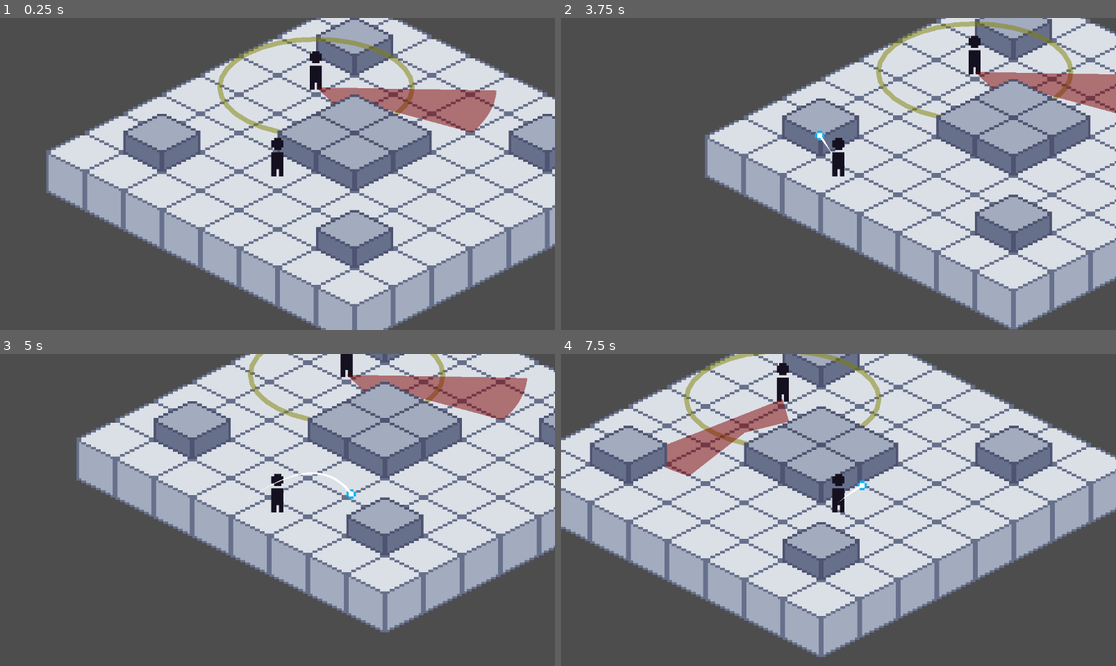
Above: before the commit, frames 1-4 (two rows, left to right).
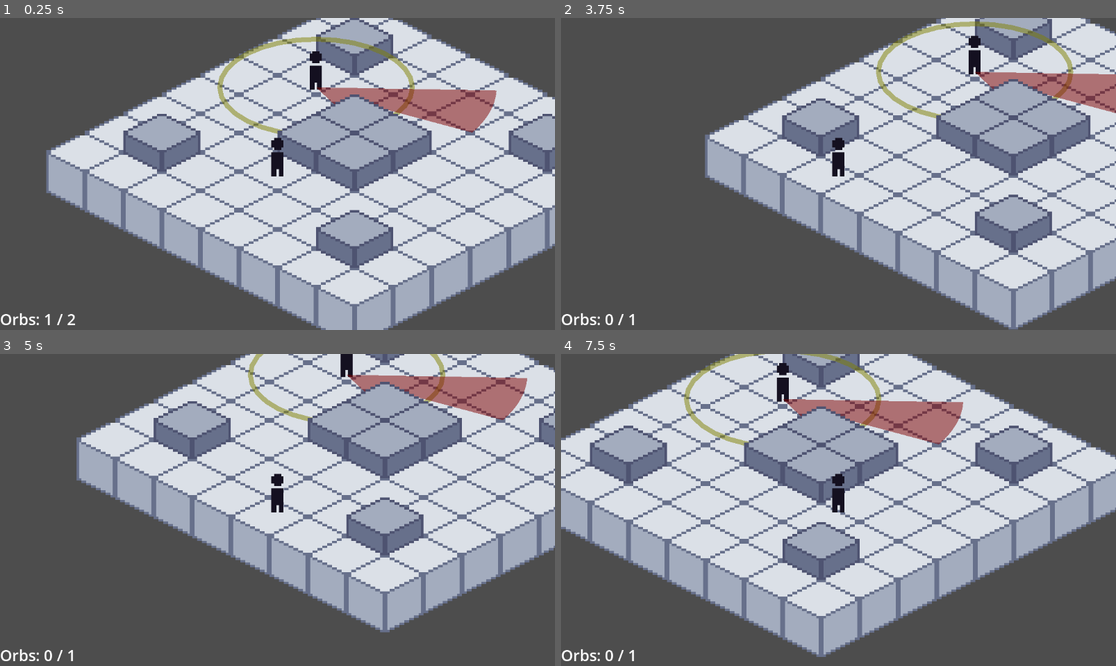
Above: after the commit, the same moments.

Repository: Brooklyn-Dev/stealth-game
Game: Godot game, scene res://scenes/levels/Level1.tscn
Two runs of this game, one before a commit and one after it. Both use one fixed random seed, a clock stepped at 60 frames per second and the inputs below. Before the commit the project starts from res://Scenes/Game.tscn.
Inputs (mouse positions are in pixels of both pictures, inside the frame that each line leads up to):
- Up to frame 1 (0.25 s): no input
- Up to frame 2 (3.75 s): tap Enter at 0.5 s; move the mouse to (810, 236) at 0.52 s; hold Up (ui_up) 0.53-2.03 s; click (810, 236) at 0.6 s; move the mouse to (1005, 220) at 1.27 s; click (1005, 220) at 1.35 s; move the mouse to (672, 127) at 2.02 s; hold Left (ui_left) 2.03-3.53 s; click (672, 127) at 2.1 s; move the mouse to (866, 174) at 2.77 s; click (866, 174) at 2.85 s; move the mouse to (755, 96) at 3.52 s; hold Down (ui_down) from 3.53 s (still down); click (755, 96) at 3.6 s
- Up to frame 3 (5 s): move the mouse to (399, 494) at 4.27 s; release Down (ui_down) at 4.28 s; hold Right (ui_right) from 4.28 s (still down); click (399, 494) at 4.35 s
- Up to frame 4 (7.5 s): move the mouse to (727, 525) at 5.02 s; release Right (ui_right) at 5.03 s; hold Up (ui_up) 5.03-5.78 s; click (727, 525) at 5.1 s; move the mouse to (894, 441) at 5.77 s; hold Right (ui_right) from 5.78 s (still down); click (894, 441) at 5.85 s; move the mouse to (810, 572) at 6.52 s; click (810, 572) at 6.6 s; move the mouse to (1005, 556) at 7.27 s; click (1005, 556) at 7.35 s

The runs differ from the first frame. In frame 1, 0.2% of the frame differs, in the area x 0-14%, y 94-99%; in frame 2, 0.2%; in frame 3, 0.3%; in frame 4, 4.6%, in the area x 0-73%, y 14-99%.

Commit message:
feat: add orb limit and text counter

Diff:
--- a/Scenes/enemy/Enemy.tscn
+++ b/Scenes/enemy/Enemy.tscn
@@ -1,6 +1,6 @@
 [gd_scene load_steps=4 format=3 uid="uid://bn0ljsi1tmmdv"]
 
-[ext_resource type="Script" uid="uid://bofsqv0lwnbfk" path="res://Scenes/enemy/enemy.gd" id="1_jwrso"]
+[ext_resource type="Script" uid="uid://bofsqv0lwnbfk" path="res://scenes/enemy/enemy.gd" id="1_jwrso"]
 [ext_resource type="Texture2D" uid="uid://c67oxy0qgn17c" path="res://assets/player.png" id="1_tv2d7"]
 
 [sub_resource type="CircleShape2D" id="CircleShape2D_jwrso"]
--- a/Scenes/Game.tscn
+++ b/scenes/levels/Level1.tscn
@@ -1,11 +1,24 @@
-[gd_scene load_steps=5 format=4 uid="uid://clkpgbjj1y2mf"]
+[gd_scene load_steps=6 format=4 uid="uid://clkpgbjj1y2mf"]
 
-[ext_resource type="TileSet" uid="uid://c2kwfrmdsgv85" path="res://assets/TileSet.tres" id="1_ibkli"]
-[ext_resource type="Script" uid="uid://dqvqhv1pms3td" path="res://scripts/tile_map_layer.gd" id="2_cpr0p"]
-[ext_resource type="PackedScene" uid="uid://jfdw5tg5oaio" path="res://Scenes/player/Player.tscn" id="2_qbsmt"]
-[ext_resource type="PackedScene" uid="uid://bn0ljsi1tmmdv" path="res://Scenes/enemy/Enemy.tscn" id="4_kldst"]
+[ext_resource type="TileSet" uid="uid://c2kwfrmdsgv85" path="res://assets/TileSet.tres" id="1_fh0io"]
+[ext_resource type="Script" uid="uid://dqvqhv1pms3td" path="res://scripts/tile_map_layer.gd" id="2_68ib6"]
+[ext_resource type="PackedScene" uid="uid://jfdw5tg5oaio" path="res://scenes/player/Player.tscn" id="3_76cw8"]
+[ext_resource type="PackedScene" uid="uid://bbff1jy458sxy" path="res://scenes/Orb.tscn" id="4_68ib6"]
+[ext_resource type="PackedScene" uid="uid://bn0ljsi1tmmdv" path="res://scenes/enemy/Enemy.tscn" id="4_m00rq"]
 
-[node name="Game" type="Node2D"]
+[node name="Level1" type="Node2D"]
+
+[node name="CanvasLayer" type="CanvasLayer" parent="."]
+
+[node name="OrbsLabel" type="Label" parent="CanvasLayer"]
+anchors_preset = 2
+anchor_top = 1.0
+anchor_bottom = 1.0
+offset_top = -35.0
+offset_right = 86.0
+grow_vertical = 0
+theme_override_font_sizes/font_size = 32
+text = "Orbs: 1 / 2"
 
 [node name="Y-Sort" type="Node2D" parent="."]
 y_sort_enabled = true
@@ -16,22 +29,24 @@
 [node name="Layer 1" type="TileMapLayer" parent="Y-Sort/TileMap"]
 texture_filter = 1
 tile_map_data = PackedByteArray("AAD8/wMAAAABAAAAAAD8/wIAAAABAAAAAAD8/wEAAAABAAAAAAD8/wAAAAABAAAAAAD8////AAABAAAAAAD8// …(944 unchanged characters)…
-tile_set = ExtResource("1_ibkli")
-script = ExtResource("2_cpr0p")
+tile_set = ExtResource("1_fh0io")
+script = ExtResource("2_68ib6")
 
 [node name="Layer 2" type="TileMapLayer" parent="Y-Sort/TileMap"]
 y_sort_enabled = true
 texture_filter = 1
 tile_map_data = PackedByteArray("AAAAAPz/AAACAAAAAAD7//z/AAACAAAAAAD7/wEAAAACAAAAAAD9////AAACAAAAAAD9//7/AAACAAAAAAD+//7/AAACAAAAAAD+////AAACAAAAAAAAAAEAAAACAAAAAAA=")
-tile_set = ExtResource("1_ibkli")
+tile_set = ExtResource("1_fh0io")
 
-[node name="Player" parent="Y-Sort" instance=ExtResource("2_qbsmt")]
+[node name="Player" parent="Y-Sort" node_paths=PackedStringArray("orbs_label") instance=ExtResource("3_76cw8")]
 position = Vector2(-32, 0)
+orb_scene = ExtResource("4_68ib6")
+orbs_label = NodePath("../../CanvasLayer/OrbsLabel")
 
 [node name="Camera2D" type="Camera2D" parent="Y-Sort/Player"]
 zoom = Vector2(5, 5)
 
-[node name="Enemy" parent="Y-Sort" instance=ExtResource("4_kldst")]
+[node name="Enemy" parent="Y-Sort" instance=ExtResource("4_m00rq")]
 position = Vector2(-16, -36)
 facing_degrees = 32.0
 facing_direction = Vector2(0.848048, 0.529919)
--- a/scenes/player/Player.tscn
+++ b/scenes/player/Player.tscn
@@ -1,8 +1,8 @@
 [gd_scene load_steps=5 format=3 uid="uid://jfdw5tg5oaio"]
 
 [ext_resource type="Texture2D" uid="uid://c67oxy0qgn17c" path="res://assets/player.png" id="1_p0vlq"]
-[ext_resource type="Script" uid="uid://bemajfntsqj6w" path="res://Scenes/player/player.gd" id="1_v6fml"]
-[ext_resource type="PackedScene" uid="uid://bbff1jy458sxy" path="res://Scenes/Orb.tscn" id="2_4kuee"]
+[ext_resource type="Script" uid="uid://bemajfntsqj6w" path="res://scenes/player/player.gd" id="1_v6fml"]
+[ext_resource type="PackedScene" uid="uid://bbff1jy458sxy" path="res://scenes/Orb.tscn" id="2_4kuee"]
 
 [sub_resource type="CircleShape2D" id="CircleShape2D_5q5h1"]
 radius = 2.0
--- a/scenes/player/player.gd
+++ b/scenes/player/player.gd
@@ -1,19 +1,23 @@
 extends CharacterBody2D
 
 @export var speed := 32.0
-@export var orbSpeed := 80.0
-@export var orbScene: PackedScene
+@export var orb_speed := 80.0
+@export var orb_scene: PackedScene
+@export var orbs_label: Label
+
+@export var max_orbs := 1
+var orbs_left := max_orbs
 
 signal orb_thrown(position: Vector2)
 
 func throw_orb(target: Vector2) -> void:
 	var tween = create_tween()
-	var orb = orbScene.instantiate()
+	var orb = orb_scene.instantiate()
 	get_tree().current_scene.add_child(orb)
 	orb.global_position = global_position
 
 	var distance = global_position.distance_to(target)
-	var duration = distance / orbSpeed
+	var duration = distance / orb_speed
 	var arc_height = distance / 2
 	var stretch_factor = distance / 100.0
 
@@ -31,8 +35,10 @@
 	orb.queue_free()
 
 func _process(delta: float) -> void:
-	if Input.is_action_just_pressed("throw"):
+	if Input.is_action_just_pressed("throw") and orbs_left > 0:
 		throw_orb(get_global_mouse_position())
+		orbs_left -= 1
+		orbs_label.text = "Orbs: %d / %d" % [orbs_left, max_orbs]
 
 func _physics_process(delta: float) -> void:
 	var dir := Input.get_vector("ui_left", "ui_right", "ui_up", "ui_down")
